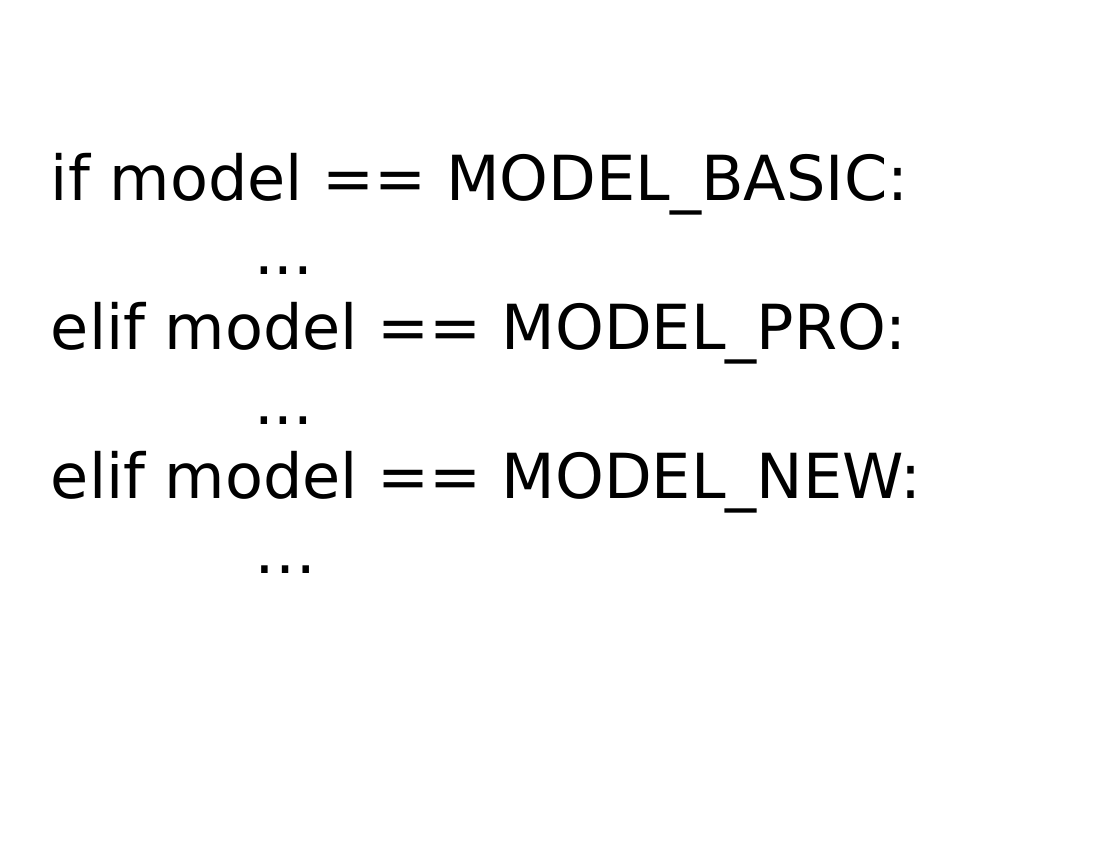
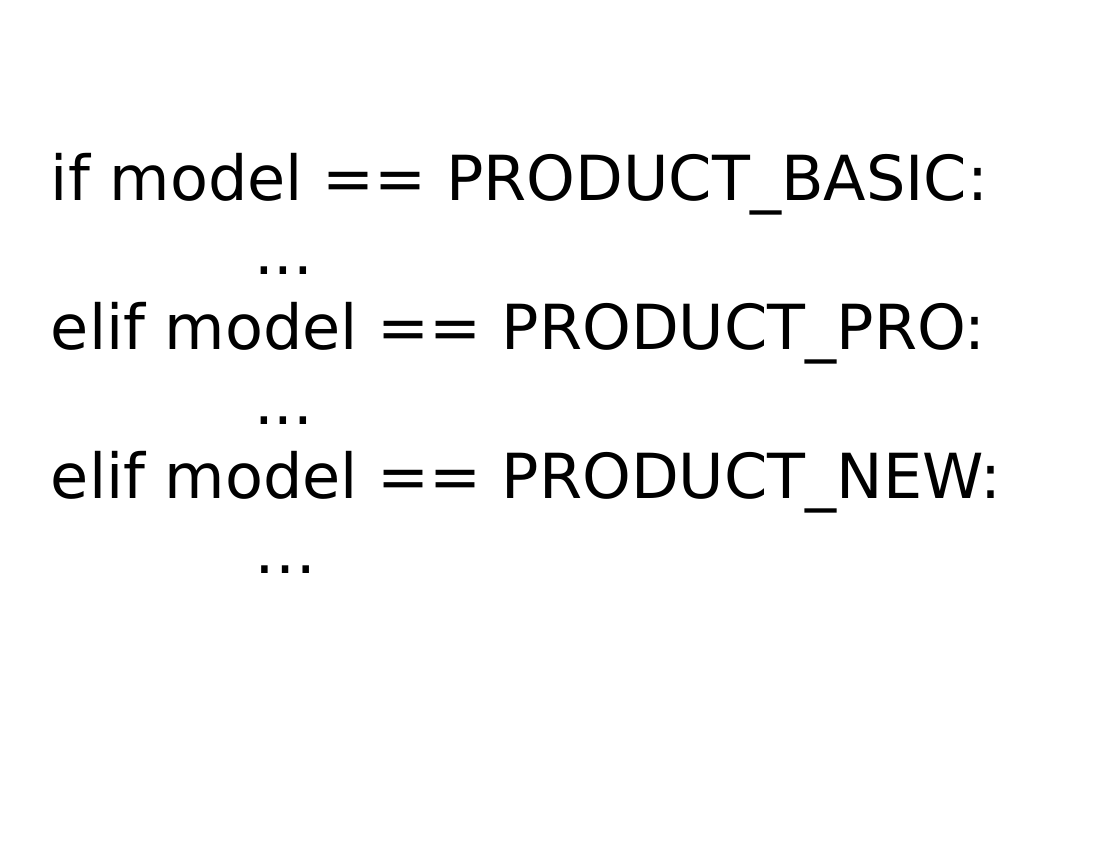
Before and after one commit to mkohler/embedded_python_presentation, a slide deck: slide 40 of embedded_python.odp. Drawn at 1120x841 pixels with LibreOffice and Linux fonts; fonts in the diff are those of the drawing. Boxes give left, top, right and bottom in pixels: in the first picture for what was removed or moved away, otherwise in the second. Text is boxed around its words. In the diff, an @@ line names an element or a change of style, - is before the commit and + after.

```diff
--- a/embedded_python.odp
+++ b/embedded_python.odp
@@ title at bbox=[51, 152, 1001, 511]: text changed @@
-if model == MODEL_BASIC:
-...
-elif model == MODEL_PRO:
-...
-elif model == MODEL_NEW:
-…
+if model == PRODUCT_BASIC:
+...
+elif model == PRODUCT_PRO:
+...
+elif model == PRODUCT_NEW:
+…
```
Also in this commit, not shown: 2 other slides changed, 1 slide added, 2 slides removed, 1 other file.
